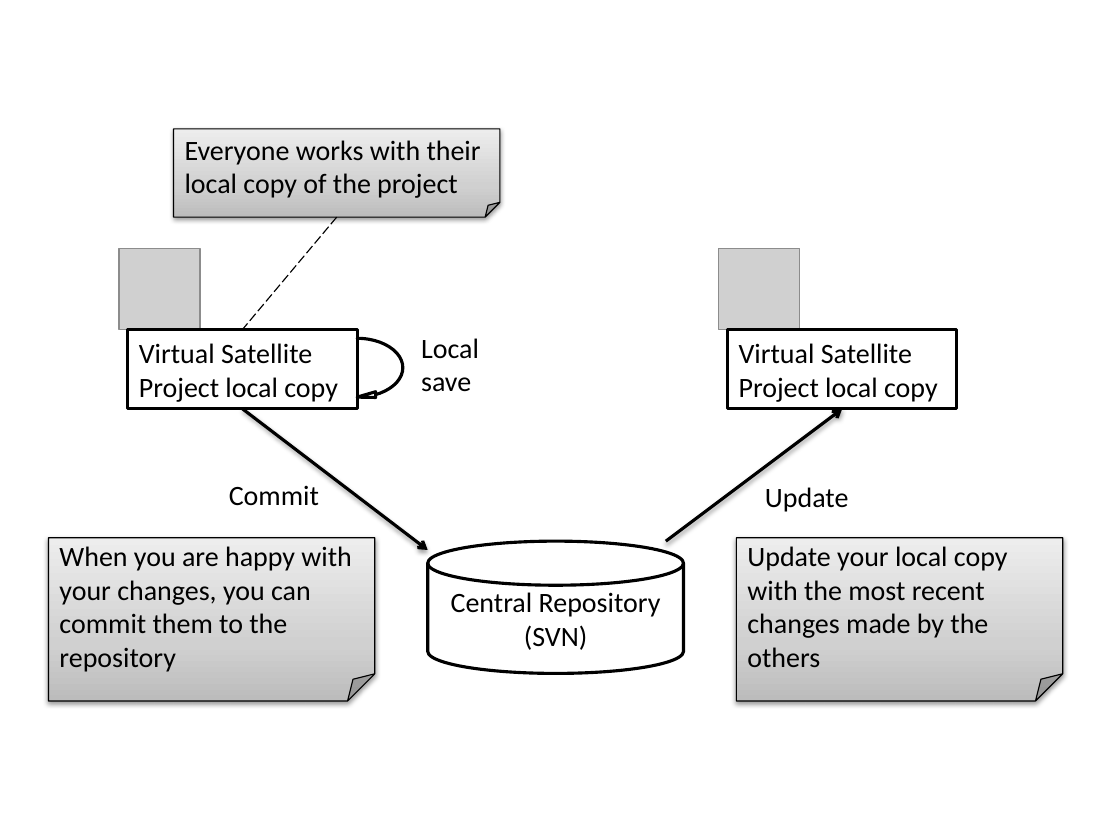
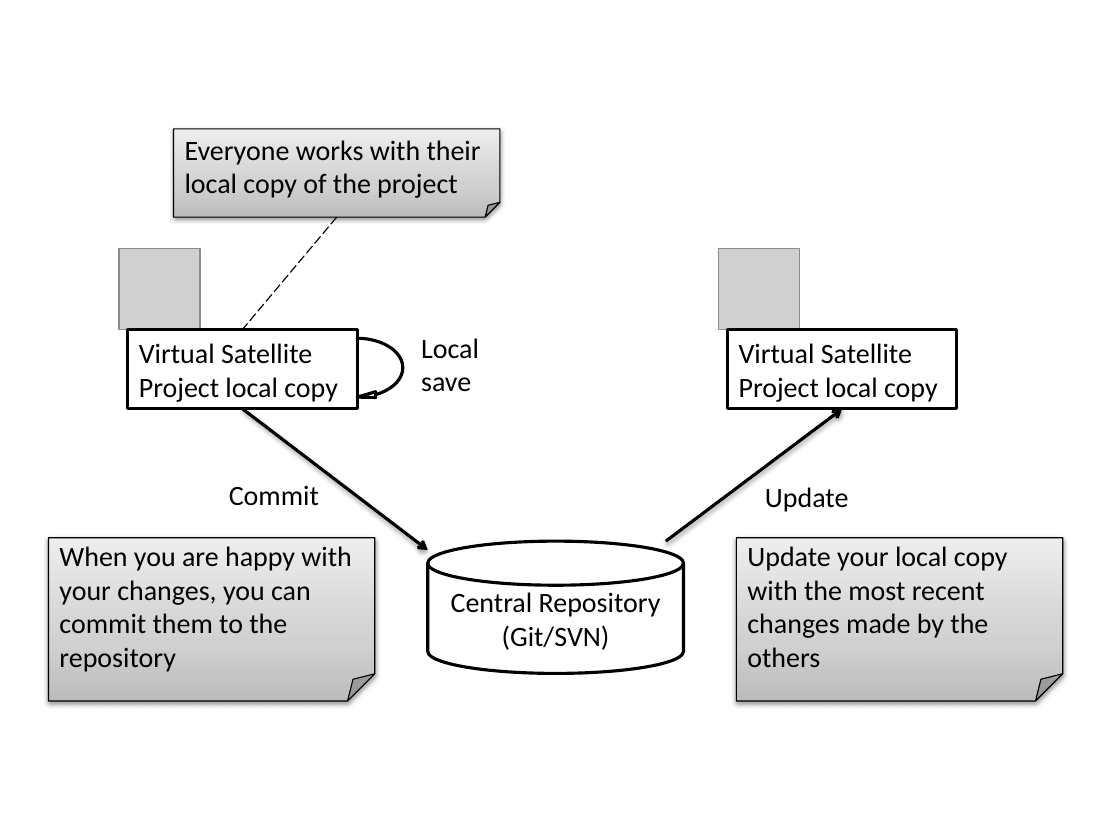
Before and after one commit to virtualsatellite/VirtualSatellite4-Core, a slide deck: slide 1 of de.dlr.sc.virsat.docs.feature/src/docs/images/chapterSettingUpInfrastructure/Workflow.pptx. Drawn at 1120x840 pixels with LibreOffice and Linux fonts; fonts in the diff are those of the drawing; grey boxes stand for pictures. Boxes give left, top, right and bottom in pixels: in the first picture for what was removed or moved away, otherwise in the second. Text is boxed around its words. In the diff, an @@ line names an element or a change of style, - is before the commit and + after.

```diff
--- a/de.dlr.sc.virsat.docs.feature/src/docs/images/chapterSettingUpInfrastructure/Workflow.pptx
+++ b/de.dlr.sc.virsat.docs.feature/src/docs/images/chapterSettingUpInfrastructure/Workflow.pptx
@@ text in cylinder at [502, 625, 610, 650]: text changed @@
-(SVN)
+(Git/SVN)
```
Also in this commit, not shown: 1 other file.
